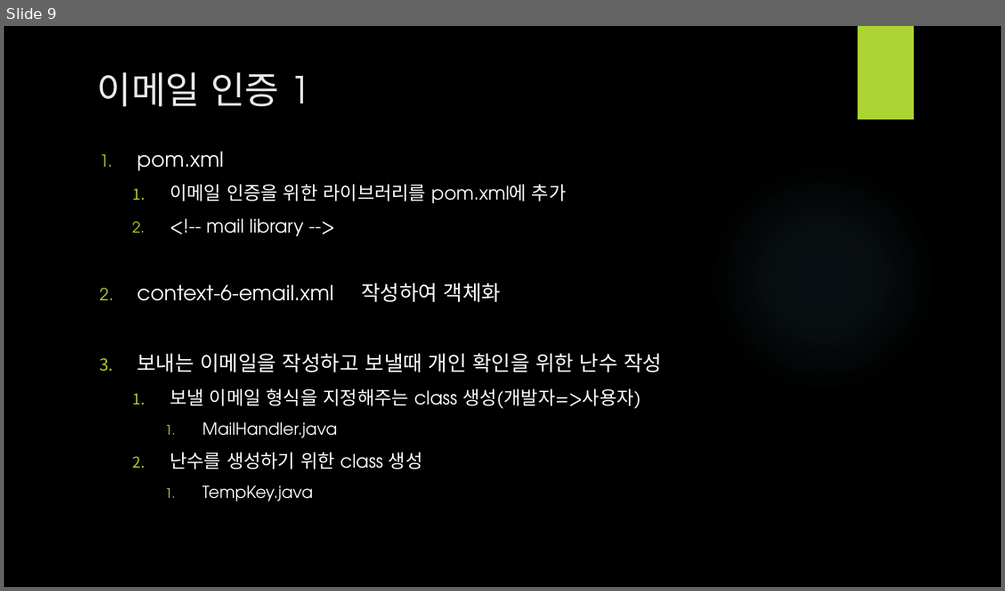
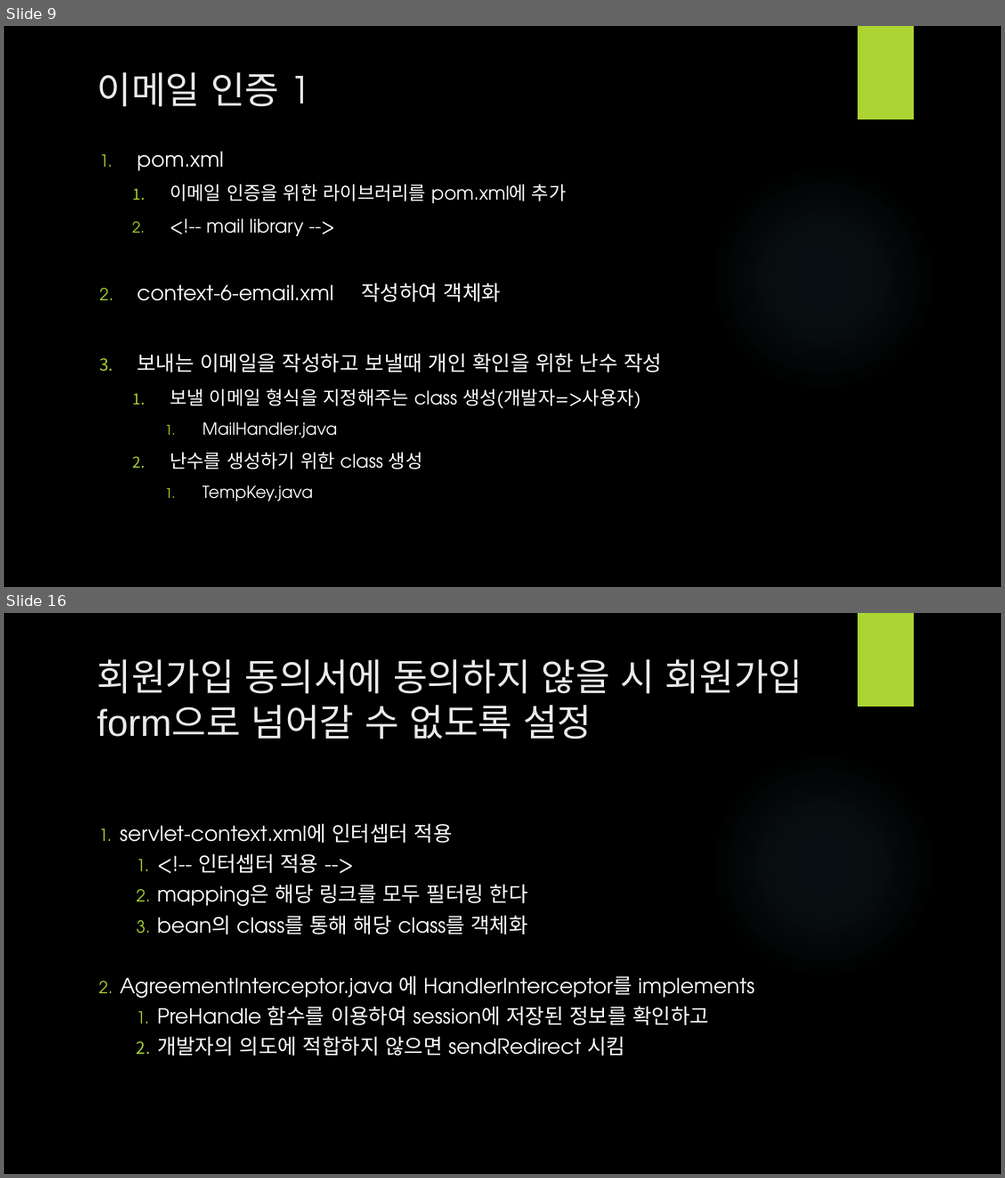
Before and after one commit to LDWon/1teamProject, a slide deck: 1조 실종자게시판_이동원.pptx. Shown one above the other, each under a label of ours: slide 9 before the commit, slides 9 and 16 after it; the slides between them are not shown. The pictures are 1005x591 and 1005x1178 pixels, drawn with LibreOffice and Linux fonts; fonts in the diff are those of the drawing; background and template pictures are left out. Boxes give left, top, right and bottom in pixels: in the first picture for what was removed or moved away, otherwise in the second. Text is boxed around its words. In the diff, an @@ line names an element or a change of style, - is before the commit and + after.

```diff
--- a/1조 실종자게시판_이동원.pptx
+++ b/1조 실종자게시판_이동원.pptx
@@ slide 16 added at (4,613,1001,1174), background picture (left out); not listed: 2 template elements that a slide beside it also shows @@
@@ title added at (97,659,803,739), 36 pt, text #EBEBEB @@
+회원가입 동의서에 동의하지 않을 시 회원가입 form으로 넘어갈 수 없도록 설정
@@ text added at (120,823,754,1055), 20 pt, text #FFFFFF @@
+1. servlet-context.xml에 인터셉터 적용
+  1. <!-- 인터셉터 적용 -->
+  2. mapping은 해당 링크를 모두 필터링 한다
+  3. bean의 class를 통해 해당 class를 객체화
+2. AgreementInterceptor.java 에 HandlerInterceptor를 implements
+  1. PreHandle 함수를 이용하여 session에 저장된 정보를 확인하고
+  2. 개발자의 의도에 적합하지 않으면 sendRedirect 시킴
```
Also in this commit, not shown: 2 slides changed, 16 other slides added.
